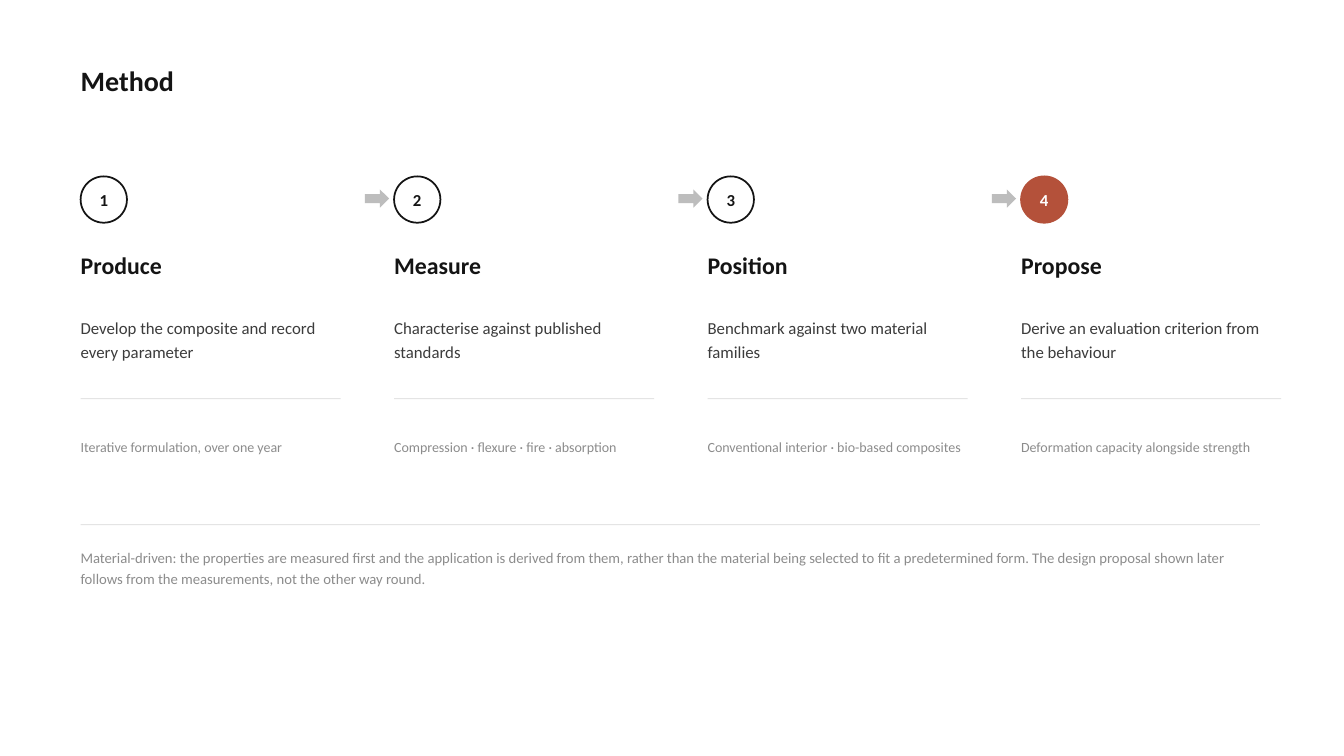
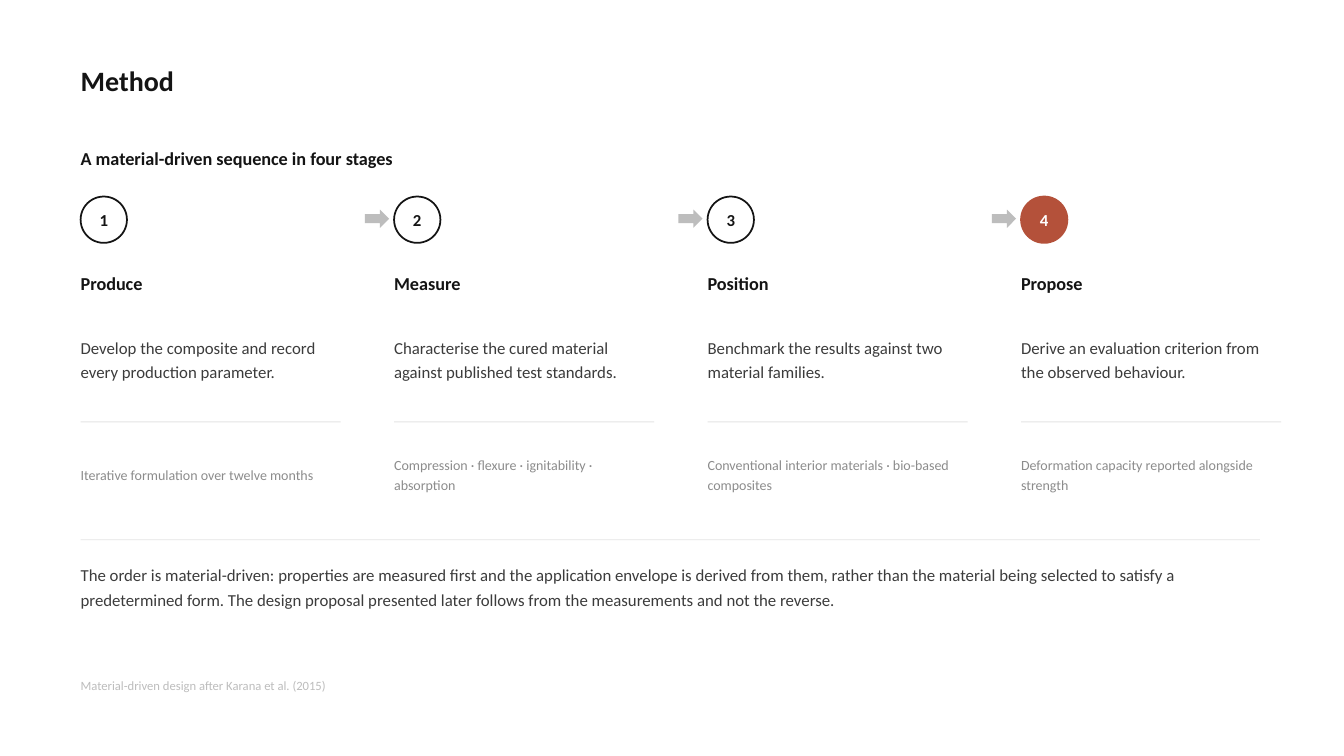
Before and after one commit to bunal91/sanat-ve-mekan, a slide deck: slide 8 of konferans-bildirisi/06-sunum/ICSMMEP26_Presentation_Unal.pptx (slide 7 before the commit). Drawn at 1344x756 pixels with LibreOffice and Linux fonts; fonts in the diff are those of the drawing. Boxes give left, top, right and bottom in pixels: in the first picture for what was removed or moved away, otherwise in the second. Text is boxed around its words. In the diff, an @@ line names an element or a change of style, - is before the commit and + after.

```diff
--- a/konferans-bildirisi/06-sunum/ICSMMEP26_Presentation_Unal.pptx
+++ b/konferans-bildirisi/06-sunum/ICSMMEP26_Presentation_Unal.pptx
@@ text added at <box>81,152,393,168</box>, 13 pt, text #141414, bold @@
+A material-driven sequence in four stages
@@ 4 texts, 4 ellipses, 3 right arrows: place and size @@
-4 texts, 4 ellipses, 3 right arrows at <box>81,176,1068,223</box>
+4 texts, 4 ellipses, 3 right arrows at <box>81,197,1068,243</box>
@@ text "Produce": place and size @@
-text "Produce" at <box>81,257,162,274</box>
+text "Produce" at <box>81,277,143,290</box>
@@ text "Measure": place and size @@
-text "Measure" at <box>394,258,481,274</box>
+text "Measure" at <box>394,278,460,290</box>
@@ text "Position": place and size @@
-text "Position" at <box>708,257,788,274</box>
+text "Position" at <box>708,277,769,290</box>
@@ size 17 to 13 pt in 4 elements at <box>81,277,143,290</box>, <box>394,278,460,290</box>, <box>708,277,769,290</box>, <box>1021,278,1083,293</box> @@
@@ text "Propose": place and size @@
-text "Propose" at <box>1021,258,1102,278</box>
+text "Propose" at <box>1021,278,1083,293</box>
@@ text at <box>81,342,315,381</box>: text changed @@
-Develop the composite and record every parameter
+Develop the composite and record every production parameter.
@@ text at <box>394,342,617,381</box>: text changed @@
-Characterise against published standards
+Characterise the cured material against published test standards.
@@ text at <box>708,342,942,378</box>: text changed @@
-Benchmark against two material families
+Benchmark the results against two material families.
@@ text at <box>1021,342,1259,378</box>: text changed @@
-Derive an evaluation criterion from the behaviour
+Derive an evaluation criterion from the observed behaviour.
@@ 4 rectangles: place and size @@
-4 rectangles at <box>81,398,1281,399</box>
+4 rectangles at <box>81,421,1281,422</box>
@@ text at <box>81,470,313,480</box>: text changed @@
-Iterative formulation, over one year
+Iterative formulation over twelve months
@@ text at <box>394,460,585,492</box>: text changed @@
-Compression · flexure · fire · absorption
+Compression · flexure · ignitability · absorption
@@ text at <box>708,460,949,492</box>: text changed @@
-Conventional interior · bio-based composites
+Conventional interior materials · bio-based composites
@@ text at <box>1021,460,1253,493</box>: text changed @@
-Deformation capacity alongside strength
+Deformation capacity reported alongside strength
@@ rectangle: place and size @@
-rectangle at <box>81,524,1260,525</box>
+rectangle at <box>81,539,1260,540</box>
@@ text at <box>81,569,1174,609</box>: text changed; size 10.5 to 12 pt; text colour #8C8C8C to #3C3C3C @@
-Material-driven: the properties are measured first and the application is derived from them, rather than the material being selected to fit a predetermined form. The design proposal shown later follows from the measurements, not the other way round.
+The order is material-driven: properties are measured first and the application envelope is derived from them, rather than the material being selected to satisfy a predetermined form. The design proposal presented later follows from the measurements and not the reverse.
@@ text added at <box>81,681,326,692</box>, 9 pt, text #BDBDBD @@
+Material-driven design after Karana et al. (2015)
```
Also in this commit, not shown: 20 other slides changed, 8 slides added, 6 slides removed, 4 other files.
